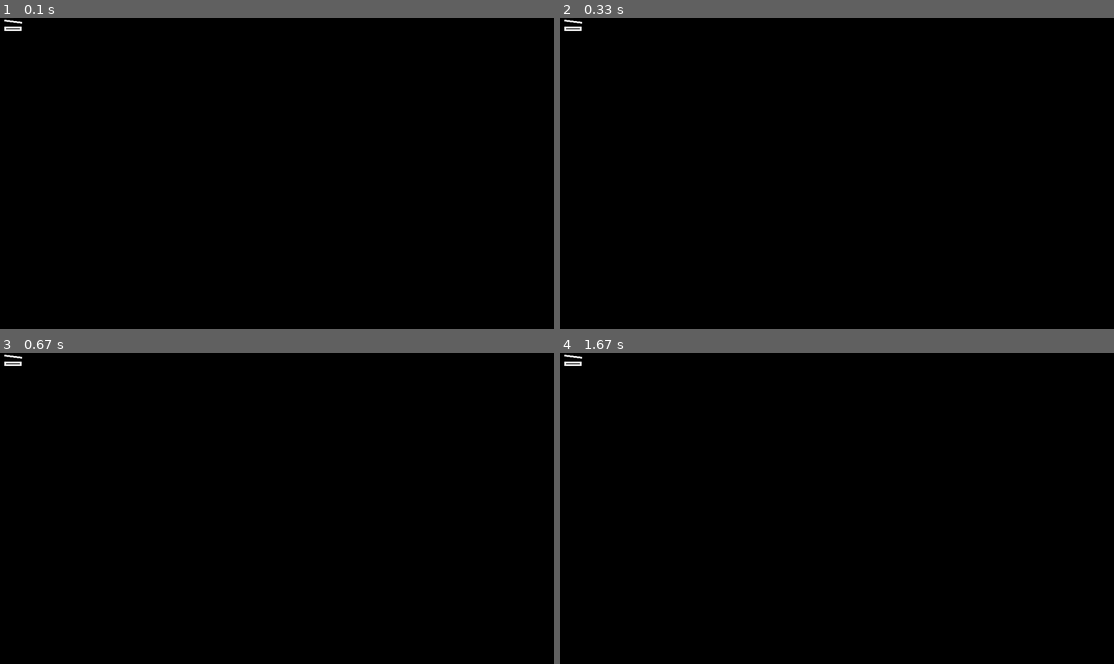
Above: before the commit, frames 1-4 (two rows, left to right).
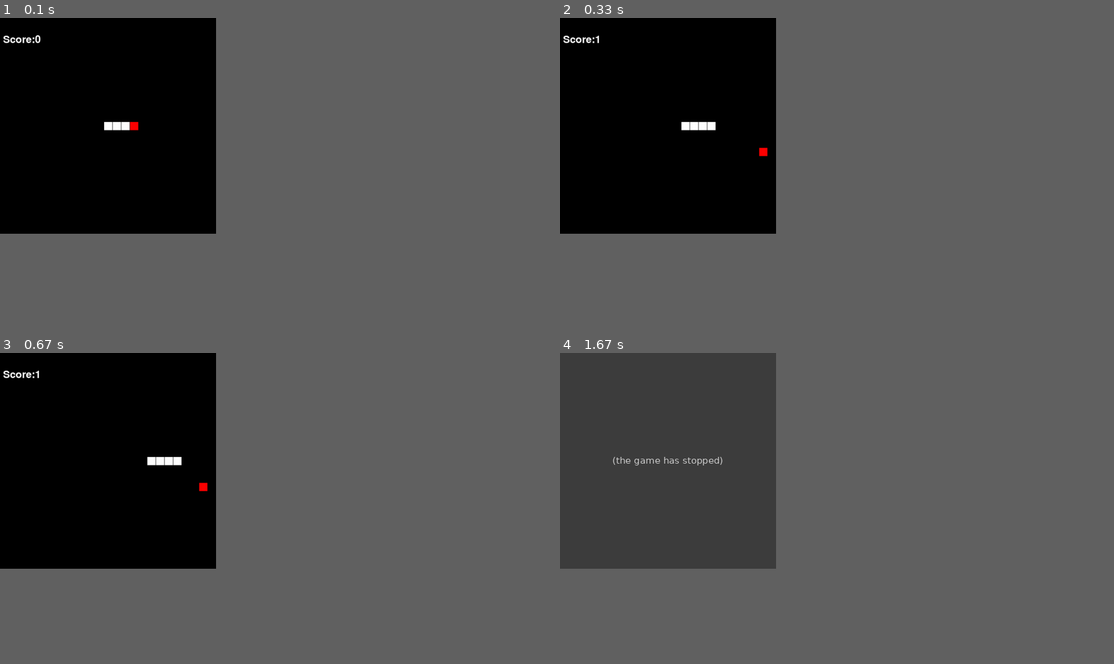
Above: after the commit, the same moments.

Repository: sukhjinder-kumar/PygameTutorial
Game: pygame game, started from SnakeGame/main.py
Two runs of this game, one before a commit and one after it. Both use one fixed random seed, a clock stepped at 60 frames per second and the inputs below.
Inputs:
- Up to frame 1 (0.1 s): no input
- Up to frame 2 (0.33 s): no input
- Up to frame 3 (0.67 s): tap Enter at 0.33 s
- Up to frame 4 (1.67 s): hold Right 0.67-1.13 s
The window is 900x506 before the commit and 351x351 after it. Grey fills any space a smaller window leaves; there, only what the larger window draws over its background counts as a difference.

The runs differ from the first frame. In frame 1, 0.3% of the frame differs, in the area x 0-25%, y 0-37%; in frame 2, 0.4%; in frame 3, 0.4%; in frame 4, 27%, in the area x 0-39%, y 0-70%.
After the commit the program exited at 1.1 s; later frames show no game.

Commit message:
completed snake game

Diff:
--- /dev/null
+++ b/GameInterface.py
@@ -0,0 +1,7 @@
+class GameState():
+    def __init__(self):
+        pass
+    def game_state_update(self):
+        pass
+    def game_state_render(self):
+        pass
--- a/SnakeGame/main.py
+++ b/SnakeGame/main.py
@@ -1,22 +1,164 @@
 import pygame
+import random
+
+# Define colors
+DISPLAY_WIDTH = 500
+DISPLAY_HEIGHT = 500
+BACKGROUND_COLOR = (0, 0, 0)  # black
+GRID_COLOR = (255, 255, 255)  # white
+SNAKE_COLOR = (255, 255, 255)  # --
+FOOD_COLOR = (255, 0, 0)  # red
+GRID_WIDTH = 20
+GRID_HEIGHT = 20
+NUM_GRID_COL = DISPLAY_WIDTH // GRID_WIDTH
+NUM_GRID_ROW = DISPLAY_HEIGHT // GRID_HEIGHT
 
 # pygame setup
 pygame.init()
-screen = pygame.display.set_mode((1280, 720))
+screen = pygame.display.set_mode((DISPLAY_HEIGHT, DISPLAY_WIDTH))
 pygame.display.set_caption("Snake Game")
 clock = pygame.time.Clock()
-running = True
+font = pygame.font.Font(None, 36)  # None means using the default font, 36 is the size
+running = 1
 
-# Define colors
-BACKGROUND_COLOR = (0, 0, 0)  # Black
-WHITE = (255, 255, 255)
+def draw_grid():
+    for x in range(0,DISPLAY_WIDTH, GRID_WIDTH):
+        pygame.draw.line(screen, GRID_COLOR, [x,0], [x,DISPLAY_HEIGHT], width=1)
+    for y in range(0,DISPLAY_HEIGHT, GRID_HEIGHT):
+        pygame.draw.line(screen, GRID_COLOR, [0,y], [DISPLAY_WIDTH,y], width=1)
 
-# Basic game loop
-#
-# while True:
-#     events() -- Inputs like quit, up and down, etc
-#     loop() -- update game states like enemy position, health, etc
-#     render() -- render the new game state
+def color_rect(x, y, color):
+    rect = [x*GRID_WIDTH+1, y*GRID_HEIGHT+1, GRID_WIDTH-1, GRID_HEIGHT-1]
+    pygame.draw.rect(screen, color, rect, width=0)
+
+
+class Snake:
+    def __init__(self, pointlist=None):
+        if pointlist == None:
+            # Don't make the NUM_GRID_[row or col] < 3
+            middle = [NUM_GRID_COL // 2, NUM_GRID_ROW // 2]
+            left = [NUM_GRID_COL // 2 - 1, NUM_GRID_ROW // 2]
+            right = [NUM_GRID_COL // 2 + 1, NUM_GRID_ROW // 2]
+            self.pointlist = [left, middle, right]
+        else:
+            self.pointlist = pointlist  # [[x,y]]: starting with tail and ending with head
+        self.length = len(self.pointlist)
+        self.direction = [1,0]  # [i, j]: [1,0], [-1,0], [0,1], [0,-1]
+
+    def valid_snake(self):
+        # check if direction is our of four only
+        if self.direction not in [[1,0], [-1,0], [0,1], [0,-1]]:
+            print("Direction wrong!")
+            return 0
+        # check if pointlist makes sense
+        for i in range(len(self.pointlist) - 2):
+            if abs(self.pointlist[i][0] - self.pointlist[i+1][0]) \
+                + abs(self.pointlist[i][1] - self.pointlist[i+1][1]) != 1:
+                print('Pointlist is not "linear"')
+                return 0
+        # check collision with itself
+        def repeat_exist(list_point):
+            seen = set()
+            repeat = set()
+            for point in list_point:
+                tuple_point = tuple(point)
+                if tuple_point in seen:
+                    repeat.add(tuple_point)
+                else:
+                    seen.add(tuple_point)
+            return 0 if len(repeat) == 0 else 1
+        if repeat_exist(self.pointlist):
+            print("Collision detected")
+            return 0
+        # check collision with the wall
+        head = self.pointlist[len(self.pointlist) - 1]
+        if head[0] < 0 or head[0] > NUM_GRID_COL - 1 or \
+            head[1] < 0 or head[1] > NUM_GRID_ROW - 1:
+            print("Collision with the wall")
+            return 0
+        # return 1 if all checks are fine
+        return 1
+
+    def move_snake(self):
+        # move the snake in direction one step.
+        old_head = self.pointlist[len(self.pointlist)-1]
+        new_head = [old_head[0] + self.direction[0], old_head[1] + self.direction[1]]
+        self.pointlist = self.pointlist[1:len(self.pointlist)]
+        self.pointlist.append(new_head)
+
+    def inc_length(self):
+        # called when snake ate food and want to increase length
+        # a new cell (new tail) is added
+        tail_direction = [self.pointlist[0][0] - self.pointlist[1][0], \
+                          self.pointlist[0][1] - self.pointlist[1][1]]
+        new_tail = [self.pointlist[0][0] + tail_direction[0], self.pointlist[0][1] + tail_direction[1]]
+        if not (new_tail[0] < 0 or new_tail[0] > NUM_GRID_COL - 1 or \
+            new_tail[1] < 0 or new_tail[1] > NUM_GRID_ROW):
+            self.pointlist.insert(0, new_tail)
+        else:
+            # increase length some other way
+            pass
+
+
+class Food:
+    def __init__(self, location=None, point=1):
+        if location == None:
+            self.location = [NUM_GRID_COL // 2 + 3, NUM_GRID_ROW // 2]
+        else:
+            self.location = location
+        self.point = point  # value of each food
+    def new_location(self, snake_pointlist):
+        def pdf(pointlist):
+            return [1/len(pointlist)]*len(pointlist)
+        grid = [[x,y] for x in range(NUM_GRID_COL) for y in range(NUM_GRID_ROW)]
+        grid_minus_snake_pointlist = [element for element in grid \
+            if element not in snake_pointlist]
+        self.location = random.choices(grid_minus_snake_pointlist, \
+                                      pdf(grid_minus_snake_pointlist), \
+                                      k=1)[0]
+
+
+class GameState:
+    def __init__(self, def_snake=Snake(), def_food=Food()):
+        self.snake = def_snake
+        self.food = def_food
+        self.score = 0
+
+    def update_game_state(self):
+        # The user can only update the direction of snake
+        # returns not_over (0 or 1)
+        # 1. Move the snake
+        self.snake.move_snake()
+        # 2. Check if snake is colliding with itself or the wall
+        is_valid = self.snake.valid_snake()
+        # 3. Check if snake head is on food. If yes increase length of snake and update food
+        if self.snake.pointlist[len(self.snake.pointlist)-1] == self.food.location:
+            self.snake.inc_length()
+            self.score += 1
+            self.food.new_location(self.snake.pointlist)
+        return is_valid
+
+    def render_game_state(self, show_grid=True):
+        # Set background color
+        screen.fill(BACKGROUND_COLOR)
+        # Draw grid
+        if show_grid:
+            draw_grid()
+        # show snake
+        for cell in self.snake.pointlist:
+            color_rect(cell[0], cell[1], SNAKE_COLOR)
+        # show food
+        color_rect(self.food.location[0], self.food.location[1], FOOD_COLOR)
+        # show score
+        text_surface = font.render(f"Score:{self.score}", True, (255, 255, 255))  # White text
+        text_rect = text_surface.get_rect(center=(50,50))  # Center of the screen
+        screen.blit(text_surface, text_rect)
+
+        pygame.display.flip()
+
+
+game_state = GameState()
+fps = 10
 
 while running:
     # Events()
@@ -25,23 +167,28 @@
             running = False
         if event.type == pygame.KEYDOWN:
             if event.key == pygame.K_UP:
-                print("up arrow key pressed")
+                # print("up arrow key pressed")
+                game_state.snake.direction = [0,-1]
             elif event.key == pygame.K_DOWN:
-                print("Down arrow key pressed")
+                # print("Down arrow key pressed")
+                game_state.snake.direction = [0,1]
             elif event.key == pygame.K_LEFT:
-                print("Left arrow key pressed")
+                # print("Left arrow key pressed")
+                game_state.snake.direction = [-1,0]
             elif event.key == pygame.K_RIGHT:
-                print("Right arrow key pressed")
+                # print("Right arrow key pressed")
+                game_state.snake.direction = [1,0]
 
-    # Learning to draw
-    screen.fill(BACKGROUND_COLOR)
-    pygame.draw.line(screen, WHITE, (10,5), (50,10), width=4)
-    pygame.draw.rect(screen, WHITE, (10, 20, 40, 10), width=4)
+    # Loop
+    running = game_state.update_game_state()
 
-    pygame.display.flip()
+    if running == 1:
+        # Render
+        game_state.render_game_state(show_grid=False)
 
-    # Loop()
+        # Delay for fps
+        clock.tick(fps)
 
-    # render
-
-pygame.quit() # Clean up
+print(f"{game_state.score}")
+pygame.quit()  # clean up
+print("Hope you enjoyed the snake game")
